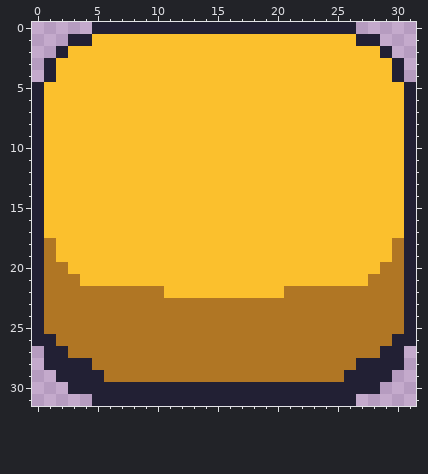
Two states of a pixel-art sprite, app/src/main/assets/sidebar/sand.png. Above is the file before it was changed.
The file is 96x96 pixels, drawn in blocks of 3x3; one block is one cell here. Colours within 5 levels of each other are drawn and written as one.
The same view after the edit:
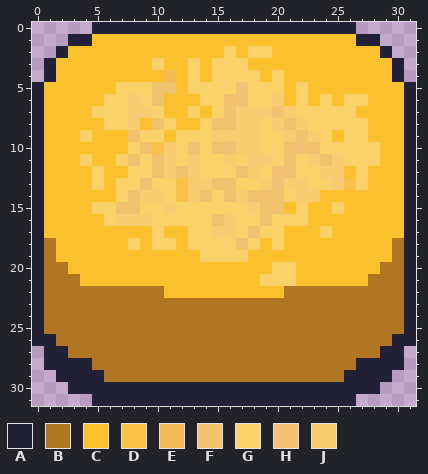
Palette (. is transparent): A #222034  B #b07624  C #fbc02d  D #f9c14a  E #f3bb56  F #f3c26f  G #fbd169  H #f3c275  J #f9cc71
The exact change:
@@ x 0..31 @@
  1 ...AACCCCCCCCCCCCCCCCCCCCCCAA...
- 2 ..ACCCCCCCCCCCCCCCCCCCCCCCCCCA..
- 3 .ACCCCCCCCCCCCCCCCCCCCCCCCCCCCA.
- 4 .ACCCCCCCCCCCCCCCCCCCCCCCCCCCCA.
- 5 ACCCCCCCCCCCCCCCCCCCCCCCCCCCCCCA
- 6 ACCCCCCCCCCCCCCCCCCCCCCCCCCCCCCA
- 7 ACCCCCCCCCCCCCCCCCCCCCCCCCCCCCCA
- 8 ACCCCCCCCCCCCCCCCCCCCCCCCCCCCCCA
- 9 ACCCCCCCCCCCCCCCCCCCCCCCCCCCCCCA
-10 ACCCCCCCCCCCCCCCCCCCCCCCCCCCCCCA
-11 ACCCCCCCCCCCCCCCCCCCCCCCCCCCCCCA
-12 ACCCCCCCCCCCCCCCCCCCCCCCCCCCCCCA
-13 ACCCCCCCCCCCCCCCCCCCCCCCCCCCCCCA
-14 ACCCCCCCCCCCCCCCCCCCCCCCCCCCCCCA
-15 ACCCCCCCCCCCCCCCCCCCCCCCCCCCCCCA
-16 ACCCCCCCCCCCCCCCCCCCCCCCCCCCCCCA
-17 ACCCCCCCCCCCCCCCCCCCCCCCCCCCCCCA
-18 ABCCCCCCCCCCCCCCCCCCCCCCCCCCCCBA
-19 ABCCCCCCCCCCCCCCCCCCCCCCCCCCCCBA
-20 ABBCCCCCCCCCCCCCCCCCCCCCCCCCCBBA
-21 ABBBCCCCCCCCCCCCCCCCCCCCCCCCBBBA
+ 2 ..ACCCCCCCCCCCCCGCGGCCCCCCCCCA..
+ 3 .ACCCCCCCCGCCGCGGGCCCCCCCCCCCCA.
+ 4 .ACCCCCCCCCECGCGGGGCGCCCCCCCCCA.
+ 5 ACCCCCCGGGFFCGGGGHGGGCGCCCCCCCCA
+ 6 ACCCCCGGJGFCCCGGFHGGJCGCGCGGCCCA
+ 7 ACCCCGGGJJGCCGCGFJJJHJGGGGGCCCCA
+ 8 ACCCCCGGJCFGCCGFFJJGJFJGGGGGCCCA
+ 9 ACCCGCCCFGGCGGGJJJJGGJFJGCGGCCCA
+10 ACCCCCCCGFDJGHGFHJJGGFHFGGGGGCCA
+11 ACCCGCCGFGFJGJGGJGJJGFGJFJGGGCCA
+12 ACCCCGCCGGFJFJGGGFJGHFGGJJCGCCCA
+13 ACCCCGCGGFGGDJJFFGGJHJJGGJDGCCCA
+14 ACCCCCCGFJJGDJFGFJFFFGJJCCCCCCCA
+15 ACCCCGGFFGGJGGGGGGJFFCGCCGCCCCCA
+16 ACCCCCGJJJGGGGGFJGGFGGGCCCCCCCCA
+17 ACCCCCCCCCGCCGGJJGFGGCCCGCCCCCCA
+18 ABCCCCCCGCGGCGGGGFGCGCCCCCCCCCBA
+19 ABCCCCCCCCCCCCGGGGCCCCCCCCCCCCBA
+20 ABBCCCCCCCCCCCCCCCCCGGCCCCCCCBBA
+21 ABBBCCCCCCCCCCCCCCCGGGCCCCCCBBBA
 22 ABBBBBBBBBBCCCCCCCCCCBBBBBBBBBBA
Changed places in both pictures, as pixel boxes (x1, y1, x2, y2):
changed: (80, 46, 380, 286)
